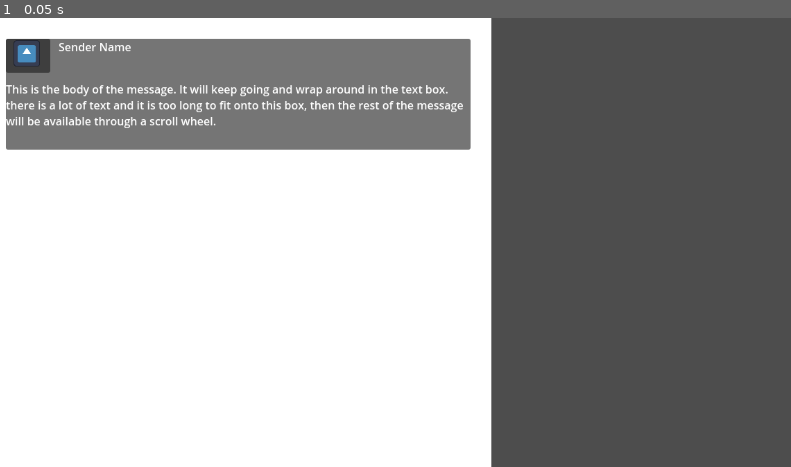
Above: before the commit, frame 1.
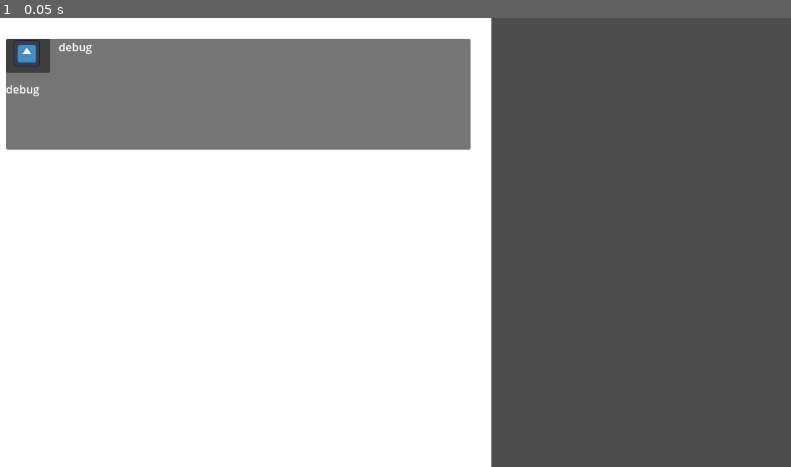
Above: after the commit, the same moment.

Repository: ATTOCORRECT/PianoVirus-ProjectFiles
Game: Godot game, scene res://direct_messages.tscn
Same seed, same stepped clock (60 frames per second), same inputs: the game is played once before the commit and once after it. This scene is started directly instead of the project's main scene. The engine's default icon, where the game draws it, is replaced by a stand-in: a white triangle on a blue panel in a dark square.
Inputs:
- Up to frame 1 (0.05 s): no input

The runs differ from the first frame. In frame 1, 1.4% of the frame differs, in the area x 0-59%, y 5-25%.

Commit message:
Adding functionality
gonna struggle with arrays and stuff

Diff:
--- /dev/null
+++ b/just_space_things_godot/direct_messages.gd
@@ -0,0 +1,12 @@
+extends Control
+
+@export var sender: String
+@export var message: String
+
+@onready var sender_box: RichTextLabel = $ScrollContainer/VBoxContainer/message_panel/new_message/sender_panel/sender
+@onready var message_box: RichTextLabel = $ScrollContainer/VBoxContainer/message_panel/new_message/message_body
+
+
+func _ready():
+	sender_box.set_text(sender)
+	message_box.set_text(message)
--- a/just_space_things_godot/direct_messages.tscn
+++ b/just_space_things_godot/direct_messages.tscn
@@ -1,5 +1,6 @@
-[gd_scene load_steps=2 format=3 uid="uid://g7f7el2gx4ia"]
+[gd_scene load_steps=3 format=3 uid="uid://g7f7el2gx4ia"]
 
+[ext_resource type="Script" path="res://direct_messages.gd" id="1_7ewgt"]
 [ext_resource type="Texture2D" uid="uid://cswuc0o6107ge" path="res://icon.svg" id="1_ka1yx"]
 
 [node name="direct_messages" type="Control"]
@@ -10,6 +11,9 @@
 offset_bottom = -987.888
 grow_horizontal = 2
 grow_vertical = 2
+script = ExtResource("1_7ewgt")
+sender = "debug"
+message = "debug"
 
 [node name="bg_color" type="ColorRect" parent="."]
 layout_mode = 1
--- /dev/null
+++ b/just_space_things_godot/dirmes_class.gd
@@ -0,0 +1,14 @@
+extends Node
+
+@onready var sender_box = $ScrollContainer/VBoxContainer/message_panel/new_message/sender_panel/sender
+@onready var message_box = $ScrollContainer/VBoxContainer/message_panel/new_message/message_body
+
+@export var speaker: String
+@export var message: String
+
+func _init(i_speaker = "", i_message = ""):
+	i_speaker = speaker
+	i_message = message
+
+	sender_box.text = i_speaker
+	message_box.text = i_message
